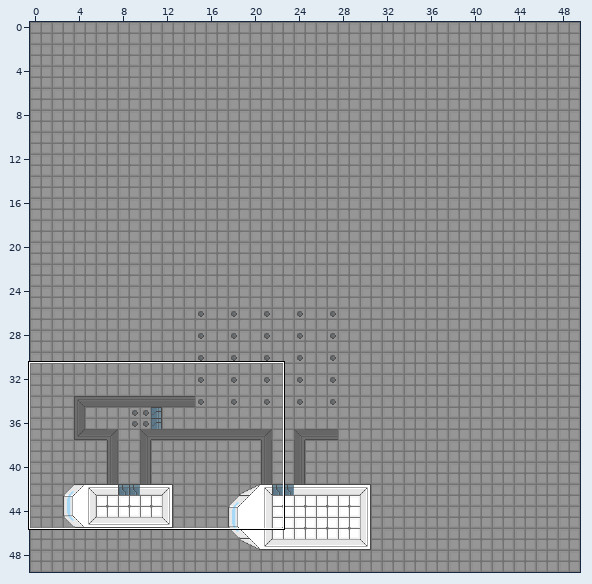
Two states of a Tiled map, core/assets/testington.tmx. Above: a wide view before the commit, with the close-up outlined.
Close-up. Before the edit:
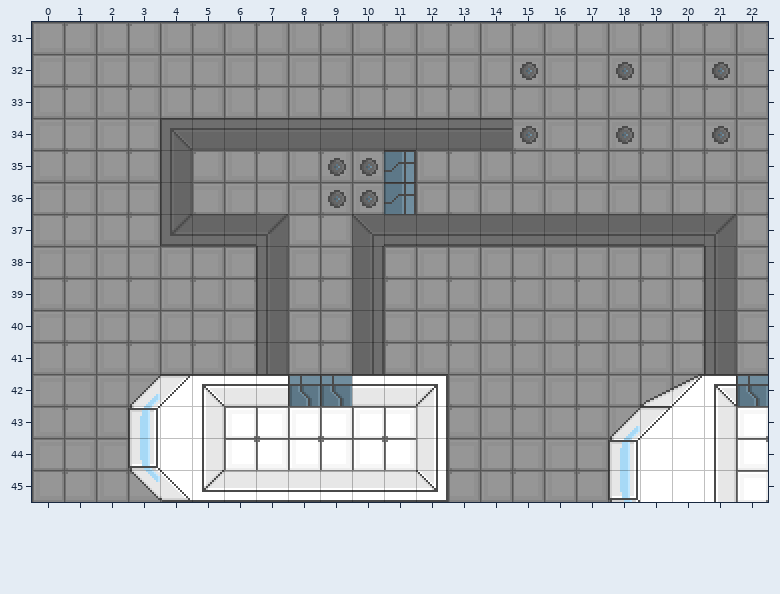
Cells are 16x16 px. Shown: x 0..22, y 31..45. The commit also changed other parts of the map, which this record leaves out.
New version:
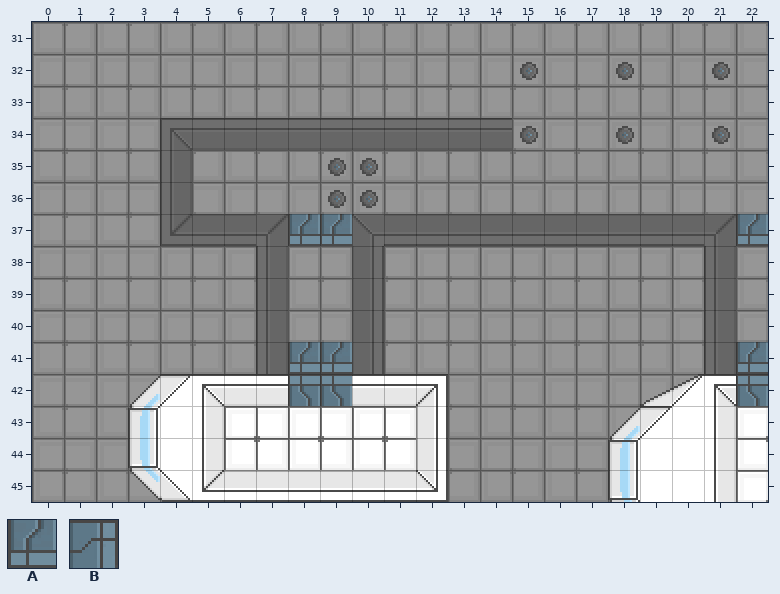
Key: from "Tileset": A 4, B 48.
_ is an empty cell.
Change:
Layer "Door":
There is now tile A in row 37 at x 8 to 9 and 22; in row 41 at x 8 to 9 and 22.
The author cleared tile B in rows 35 to 36 at x 11.
Where, in picture pixels (left, top, right, bottom), the same in both close-ups:
removed: (384, 150, 416, 214)
added: (288, 214, 352, 246)
added: (736, 214, 768, 246)
added: (288, 342, 352, 374)
added: (736, 342, 768, 374)
